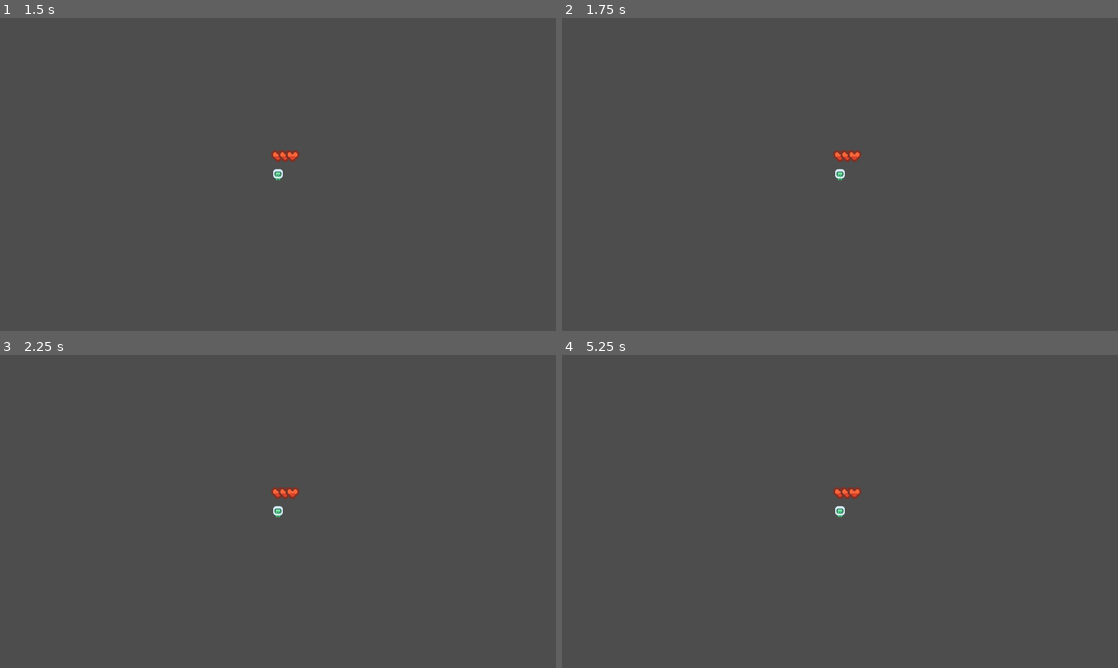
Above: before the commit, frames 1-4 (two rows, left to right).
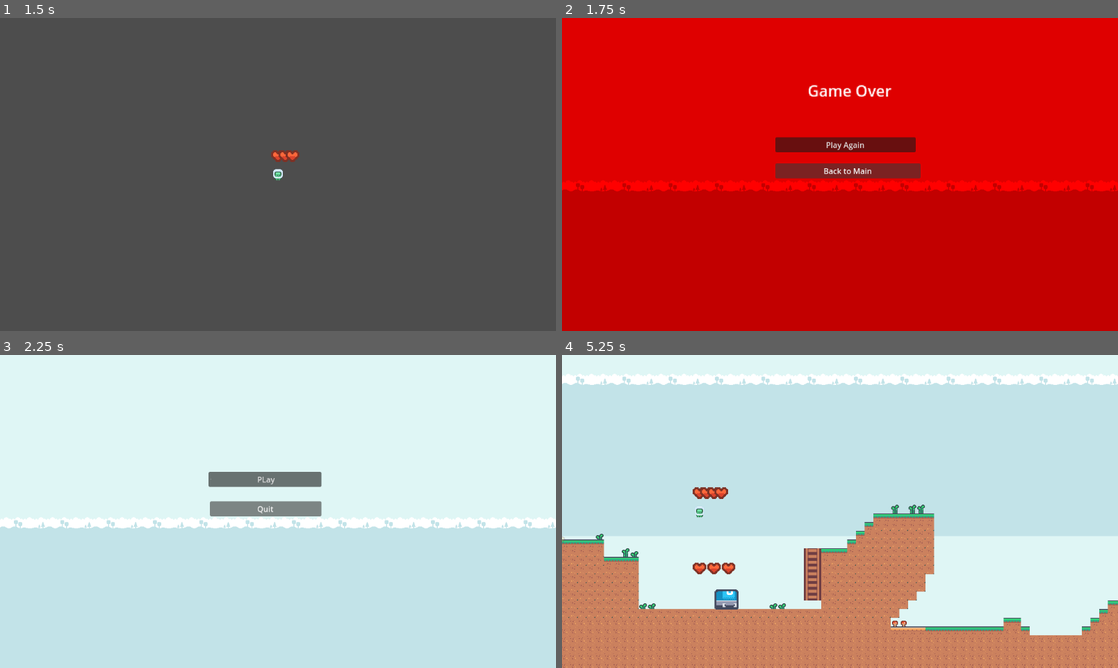
Above: after the commit, the same moments.

Repository: ShivMoh/GodotProjects
Game: Godot game, scene res://test/testWorld.tscn
Two runs of this game, one before a commit and one after it. Both use one fixed random seed, a clock stepped at 60 frames per second and the inputs below.
Inputs (mouse positions are in pixels of both pictures, inside the frame that each line leads up to):
- Up to frame 1 (1.5 s): tap Enter (ui_accept) at 0.5, 0.77 s; hold E (lookdown) 0.53-1.28 s; hold Right (ui_right) from 0.53 s (still down); tap Q (lookup) at 1.35 s
- Up to frame 2 (1.75 s): keep holding Right (ui_right); tap Enter (ui_accept) at 1.52 s
- Up to frame 3 (2.25 s): release Right (ui_right) at 2 s; click (283, 508) at 2 s, where only the run after the commit has a clickable "Back to Main"
- Up to frame 4 (5.25 s): click (828, 480) at 2.75 s, where only the run after the commit has a clickable "PLay"; hold Left (ui_left) 3.53-4.28 s; tap X (shoot) at 3.6 s; hold Right (ui_right) from 4.28 s (still down); tap E (lookdown) at 4.35 s; tap Enter (ui_accept) at 4.52 s; hold Q (lookup) from 5.03 s (still down)

Frame 1 is identical in both runs. In frame 2, 100% of the frame differs, in the area x 0-100%, y 0-100%; in frame 3, 100%; in frame 4, 100%.

Commit message:
sfnsldfnf

Diff:
--- a/RockClimb/player.gd
+++ b/RockClimb/player.gd
@@ -14,7 +14,24 @@
 	is_detecting_type = false
 
 func _physics_process(delta):
-	pass
+	if is_past_fall_limit():
+		return
+
+	if is_not_alive():
+		return
+
+func is_past_fall_limit() -> bool:
+	if self.position.y >= 1600:
+		get_tree().change_scene_to_file("res://ui/game_over.tscn")
+		return true
+	return false
+
+func  is_not_alive() -> bool:
+	if self.get_health() <= 0:
+		get_tree().change_scene_to_file("res://ui/game_over.tscn")
+		return true
+	return false
+
 
 func _on_hitbox_body_entered(body):
 	if body.is_in_group("enemy"):
--- /dev/null
+++ b/RockClimb/ui/game_over.tscn
@@ -0,0 +1,42 @@
+[gd_scene load_steps=3 format=3 uid="uid://6cp5atclpgbs"]
+
+[ext_resource type="Script" path="res://ui/start.gd" id="1_t5amx"]
+[ext_resource type="PackedScene" uid="uid://hrp77rrjrg7o" path="res://background/bg1.tscn" id="1_y33sk"]
+
+[node name="Node2D" type="Node2D"]
+script = ExtResource("1_t5amx")
+
+[node name="Label" type="Label" parent="."]
+offset_left = 509.0
+offset_top = 127.0
+offset_right = 596.0
+offset_bottom = 150.0
+scale = Vector2(2, 2)
+text = "Game Over"
+
+[node name="Play Again" type="Button" parent="."]
+offset_left = 442.0
+offset_top = 247.0
+offset_right = 733.0
+offset_bottom = 278.0
+text = "Play Again"
+
+[node name="Back to Main" type="Button" parent="."]
+offset_left = 442.0
+offset_top = 301.0
+offset_right = 743.0
+offset_bottom = 332.0
+text = "Back to Main"
+
+[node name="ParallaxBackground" parent="." instance=ExtResource("1_y33sk")]
+
+[node name="ParallaxLayer3" parent="ParallaxBackground" index="0"]
+modulate = Color(1, 0.192157, 0, 1)
+
+[node name="ParallaxLayer" parent="ParallaxBackground" index="1"]
+modulate = Color(1, 0, 0, 1)
+
+[connection signal="pressed" from="Play Again" to="." method="_on_play_again_pressed"]
+[connection signal="pressed" from="Back to Main" to="." method="_on_back_to_main_pressed"]
+
+[editable path="ParallaxBackground"]
--- /dev/null
+++ b/RockClimb/ui/start.gd
@@ -0,0 +1,18 @@
+extends Node2D
+
+func _ready():
+	pass
+
+func _on_play_pressed():
+	get_tree().change_scene_to_file("res://levels/tile_map.tscn")
+
+func _on_quit_pressed():
+	get_tree().quit();
+
+
+func _on_play_again_pressed():
+	get_tree().change_scene_to_file("res://levels/tile_map.tscn")
+
+
+func _on_back_to_main_pressed():
+	get_tree().change_scene_to_file("res://ui/start.tscn")
--- /dev/null
+++ b/RockClimb/ui/start.tscn
@@ -0,0 +1,31 @@
+[gd_scene load_steps=4 format=3 uid="uid://xislmgi02m6d"]
+
+[ext_resource type="Script" path="res://ui/start.gd" id="1_8nplq"]
+[ext_resource type="PackedScene" uid="uid://hrp77rrjrg7o" path="res://background/bg1.tscn" id="2_x7eet"]
+
+[sub_resource type="CanvasTexture" id="CanvasTexture_tl2ru"]
+specular_color = Color(1, 0.0196078, 1, 1)
+
+[node name="Node2D" type="Node2D"]
+script = ExtResource("1_8nplq")
+
+[node name="Play" type="Button" parent="."]
+offset_left = 432.0
+offset_top = 242.0
+offset_right = 666.0
+offset_bottom = 273.0
+text = "PLay
+"
+icon = SubResource("CanvasTexture_tl2ru")
+
+[node name="Quit" type="Button" parent="."]
+offset_left = 435.0
+offset_top = 303.0
+offset_right = 666.0
+offset_bottom = 334.0
+text = "Quit"
+
+[node name="ParallaxBackground" parent="." instance=ExtResource("2_x7eet")]
+
+[connection signal="pressed" from="Play" to="." method="_on_play_pressed"]
+[connection signal="pressed" from="Quit" to="." method="_on_quit_pressed"]
Not shown, changed: FreeCodeCampGodotPlatformer/savegame.bin
